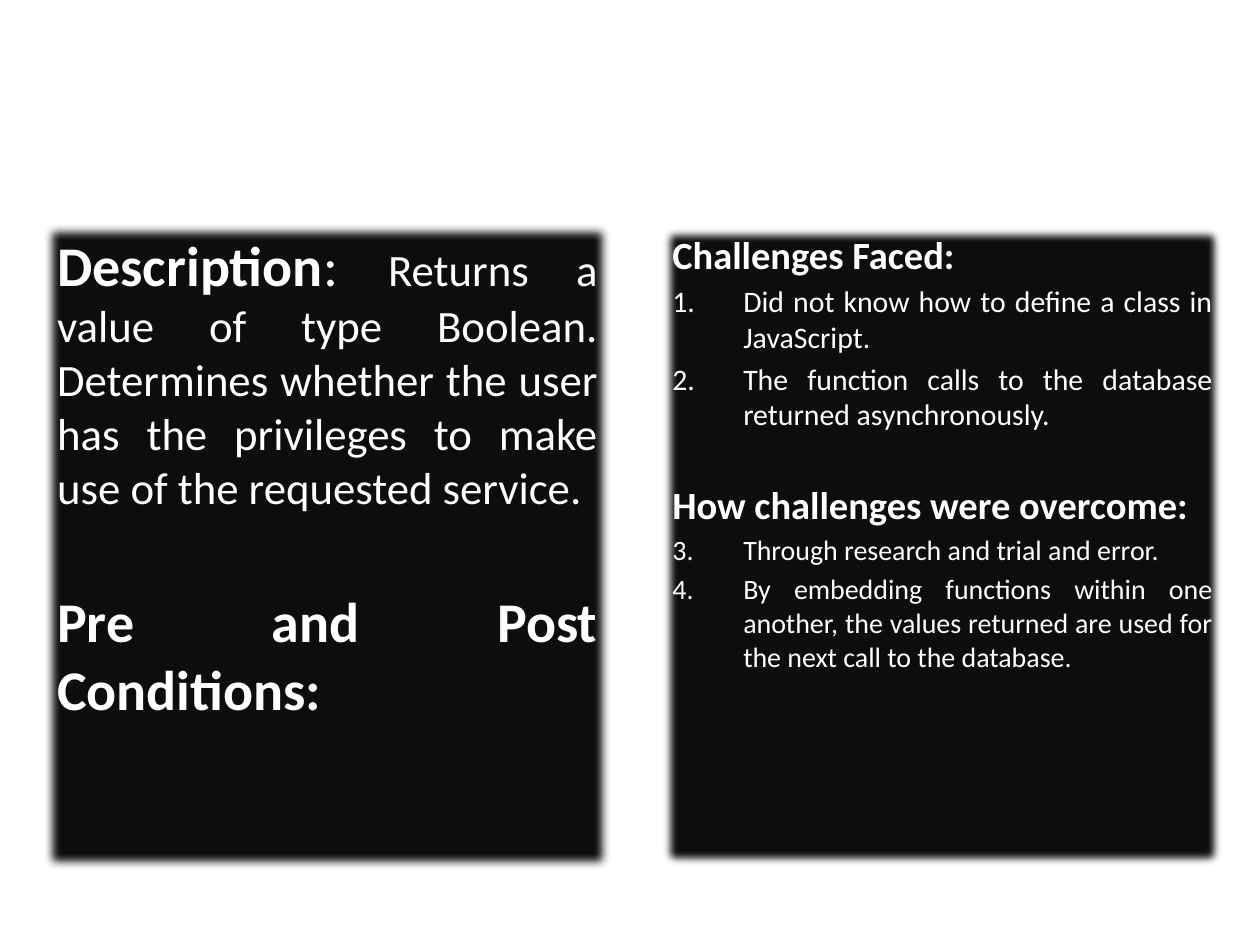
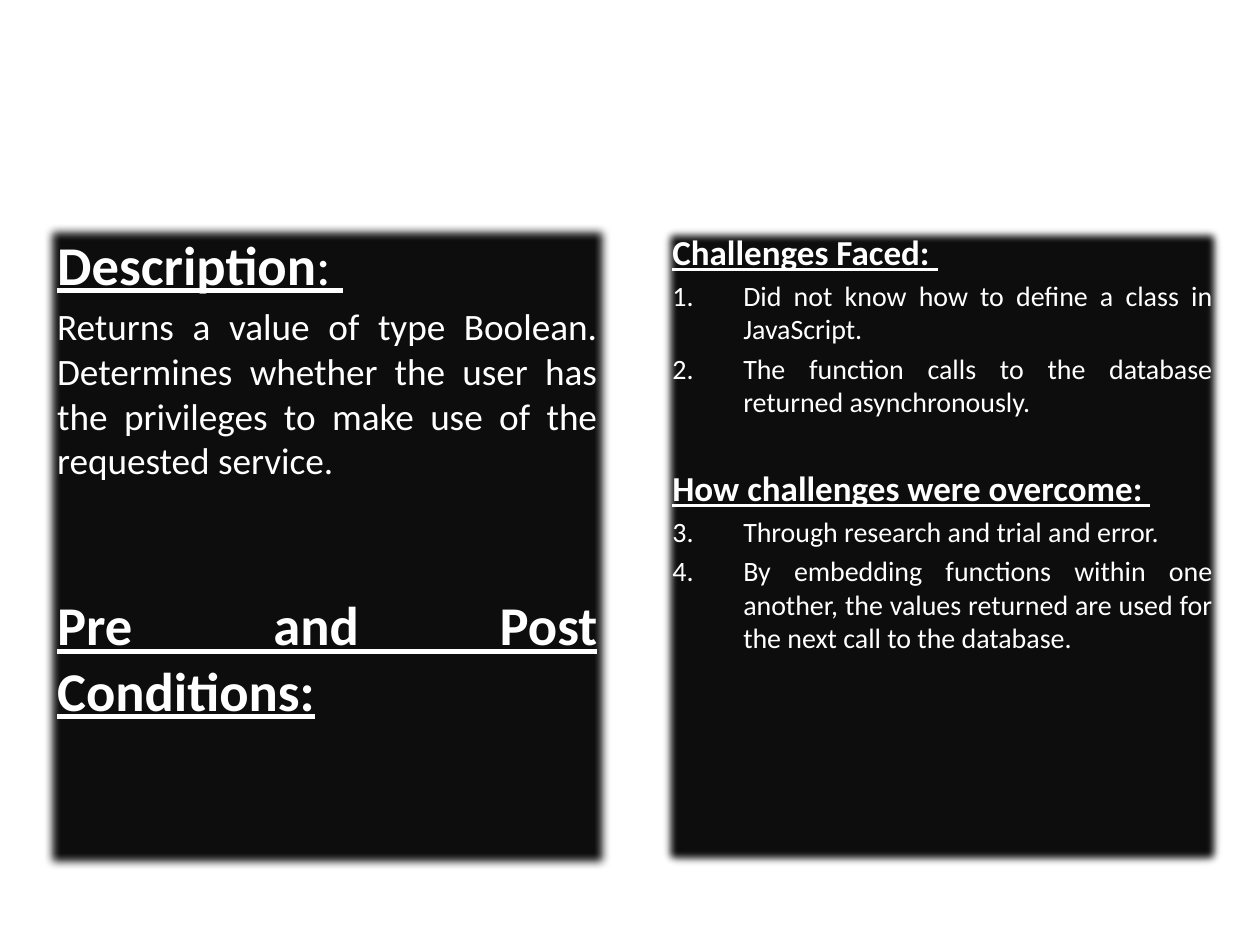
Before and after one commit to BuzzSpaceB/Authorization, a slide deck: slide 3 of Authentication - B.pptx. Drawn at 1260x945 pixels with LibreOffice and Linux fonts; fonts in the diff are those of the drawing; background and template pictures are left out. Boxes give left, top, right and bottom in pixels: in the first picture for what was removed or moved away, otherwise in the second. Text is boxed around its words. In the diff, an @@ line names an element or a change of style, - is before the commit and + after.

```diff
--- a/Authentication - B.pptx
+++ b/Authentication - B.pptx
@@ text at <box>672,236,1212,417</box>: size 22 to 20 pt, underline on in "Challenges Faced:", "How challenges were overcome:"; size 17 to 16 pt in "Did not know how to define a ...", "The function calls to the database returned ..." @@
@@ text at <box>57,246,597,480</box>: text changed; size 25.6 to 21.2 pt @@
-Description: Returns a value of type Boolean. Determines whether the user has the privileges to make use of the requested service.
+Description:
+Returns a value of type Boolean. Determines whether the user has the privileges to make use of the requested service.
@@ text at <box>57,606,598,654</box>: size 32 to 31.2 pt, underline on in "Pre and Post Conditions:" @@
```
Also in this commit, not shown: 4 other slides changed.
